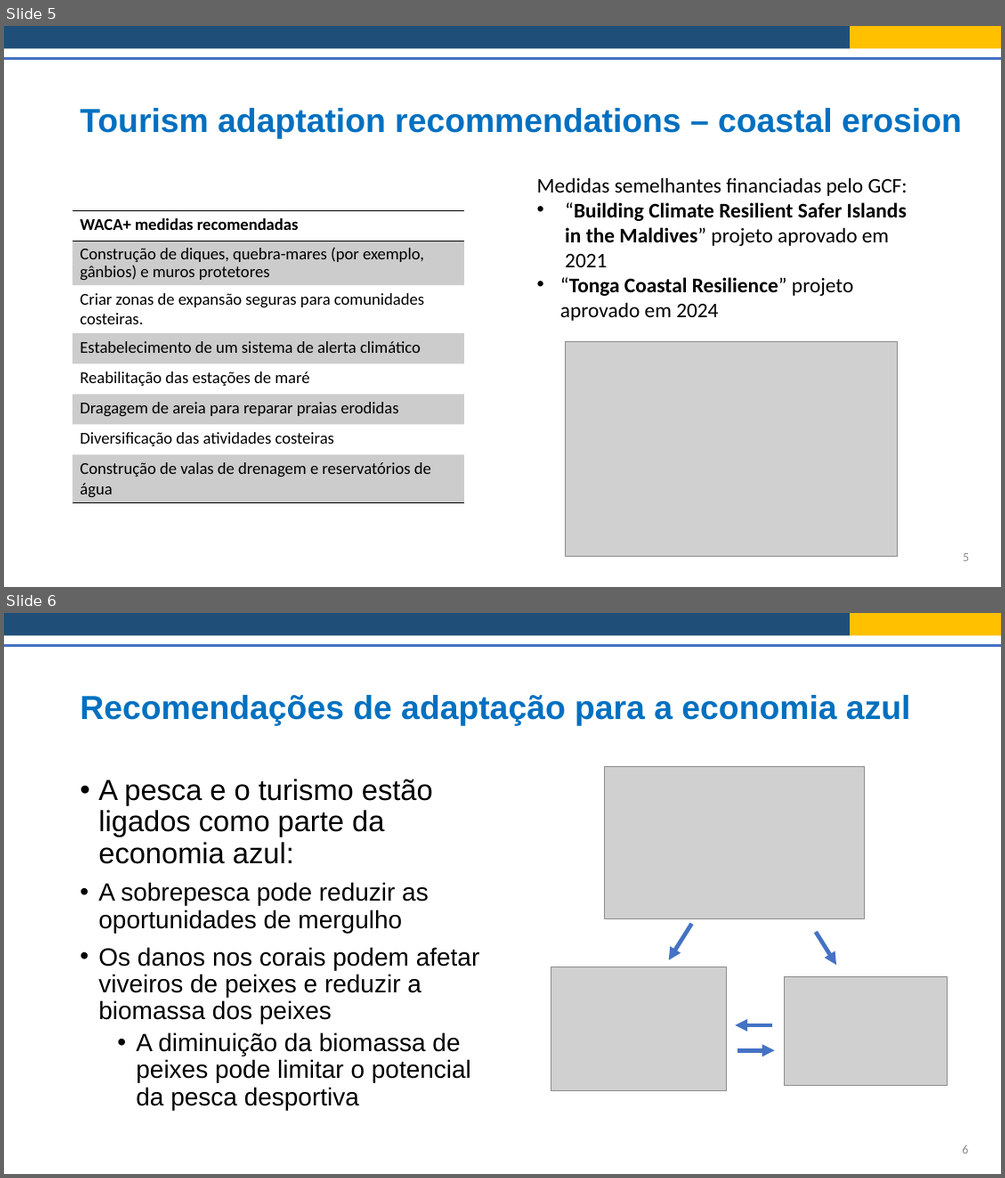
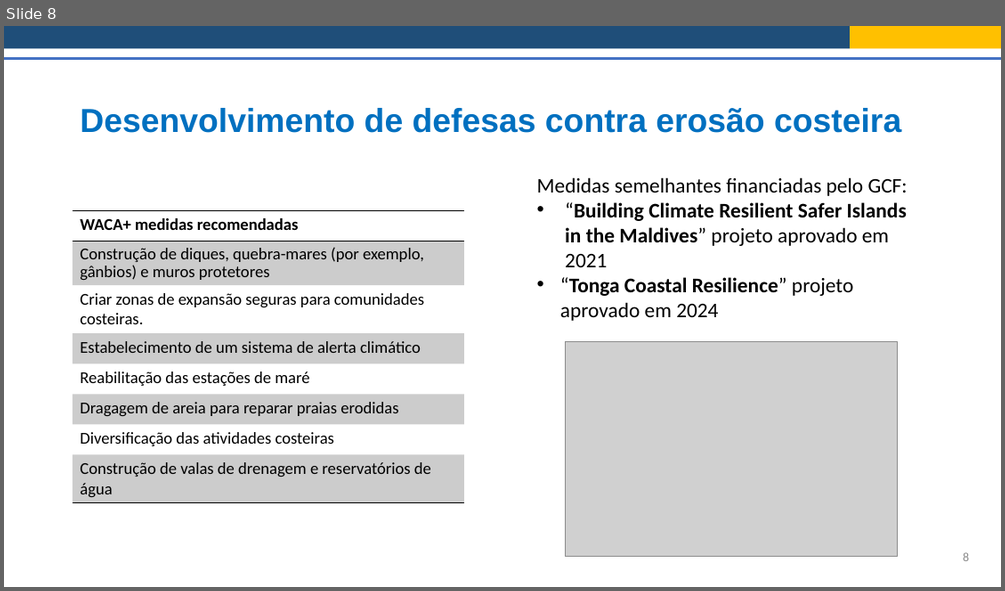
Before and after one commit to Risk-Team/trainings, a slide deck: STP/presentations/Session_2/Adaptation_recommendations_port.pptx. Shown one above the other, each under a label of ours: slides 5 and 6 before the commit, slide 8 after it. The pictures are 1005x1178 and 1005x591 pixels, drawn with LibreOffice and Linux fonts; fonts in the diff are those of the drawing; grey boxes stand for pictures. Boxes give left, top, right and bottom in pixels: in the first picture for what was removed or moved away, otherwise in the second. Text is boxed around its words. In the diff, an @@ line names an element or a change of style, - is before the commit and + after.

```diff
--- a/STP/presentations/Session_2/Adaptation_recommendations_port.pptx
+++ b/STP/presentations/Session_2/Adaptation_recommendations_port.pptx
@@ slide 6 removed at [4, 613, 1001, 1174], background #FFFFFF @@
@@ rectangle removed at [4, 613, 850, 636] @@
@@ rectangle removed at [850, 613, 1001, 636] @@
@@ line removed from (4, 645) to (1001, 645) @@
@@ title removed at [80, 695, 911, 725] @@
-Recomendações de adaptação para a economia azul
@@ picture removed at [605, 767, 864, 919] @@
@@ text removed at [98, 779, 480, 1110] @@
-• A pesca e o turismo estão ligados como parte da economia azul:
-  • A sobrepesca pode reduzir as oportunidades de mergulho
-    Os danos nos corais podem afetar viveiros de peixes e reduzir a biomassa dos peixes
-    A diminuição da biomassa de peixes pode limitar o potencial da pesca desportiva
@@ arrow removed from (692, 924) to (669, 960) @@
@@ arrow removed from (816, 932) to (836, 965) @@
@@ picture removed at [551, 966, 727, 1091] @@
@@ picture removed at [785, 977, 947, 1086] @@
@@ arrow removed from (773, 1025) to (736, 1025) @@
@@ arrow removed from (737, 1051) to (775, 1051) @@
@@ page number removed at [962, 1145, 968, 1153] @@
-6
@@ what was slide 5 is now slide 8 @@
@@ slide 8 changed as well @@
@@ title at [80, 108, 901, 133]: text changed @@
-Tourism adaptation recommendations – coastal erosion
+Desenvolvimento de defesas contra erosão costeira
@@ page number at [963, 552, 969, 561]: text changed @@
-5
+8
```
Also in this commit, not shown: 7 other slides changed, 3 slides added, 1 other slide removed, 3 other files.
